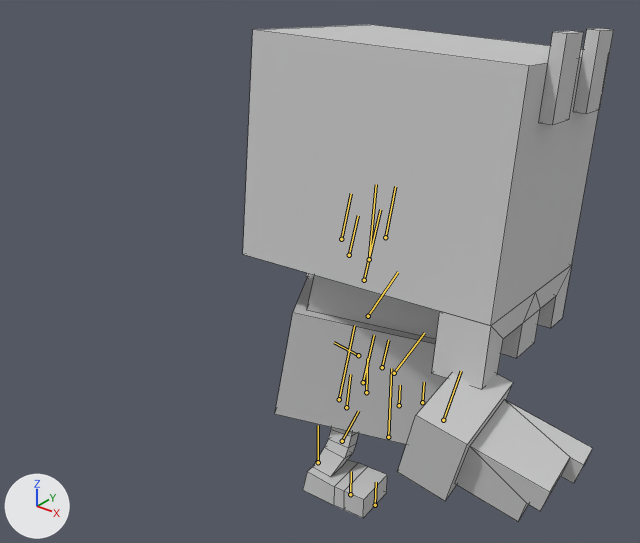
One commit to the FBX model game/Assets/Models/Characters/Animations.fbx: the scene before it, then after it.
Camera for both pictures: a 50 mm camera at (0.389, -0.594, 0.521) aimed at (-0.101, 0.02, 0.141). Every picture has the same lights, and +X, +Y and +Z are marked at lower left. Both versions are drawn at frame 240 of the action 'Take 001'; the numbers are the values there. The bones that bend it are drawn over the model as lines. Mesh edges are drawn as thin lines.

Names of what the first picture shows: 'Character_3_4'.
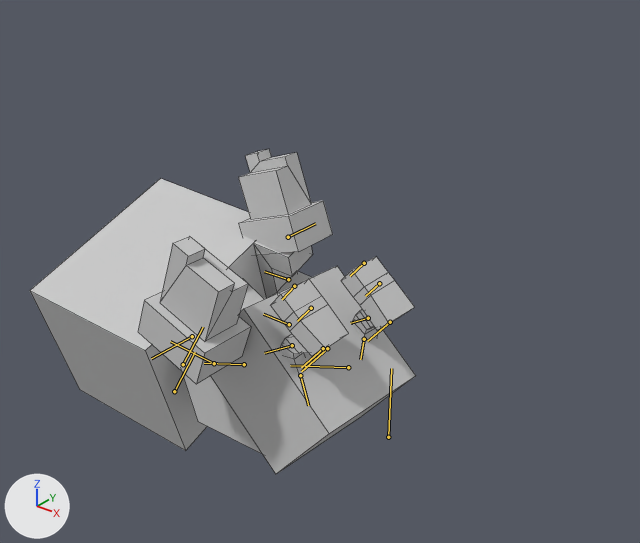
Pixel boxes [x1, y1, x2, y2] of what changed, in the pictures (640 x 543 px):
'Character_3_4', posed (34% shorter): before [243, 25, 614, 521]; after [30, 149, 416, 474]
bone 'Hips', root to tip: before (339, 399) to (354, 325); after (348, 367) to (290, 365)
bone 'Spine', root to tip: before (363, 382) to (374, 335); after (327, 348) to (301, 371)
bone 'L_up_leg', root to tip: before (358, 355) to (334, 342); after (364, 339) to (360, 359)
bone 'L_leg', root to tip: before (382, 367) to (388, 340); after (368, 318) to (350, 323)
bone 'L_foot', root to tip: before (366, 392) to (367, 358); after (390, 322) to (367, 341)
bone 'R_up_leg', root to tip: before (346, 407) to (350, 374); after (300, 375) to (308, 405)
bone 'R_leg', root to tip: before (342, 441) to (358, 411); after (292, 345) to (264, 353)
bone 'R_foot', root to tip: before (318, 462) to (318, 425); after (323, 348) to (301, 367)
bone 'Chest', root to tip: before (364, 280) to (380, 209); after (244, 364) to (204, 363)
bone 'Head', root to tip: before (369, 259) to (376, 184); after (214, 363) to (170, 341)
bone 'L_Arm', root to tip: before (385, 237) to (395, 186); after (289, 324) to (263, 314)
bone 'L_ForeArm', root to tip: before (341, 239) to (351, 193); after (288, 279) to (264, 271)
bone 'L_Hand', root to tip: before (349, 255) to (358, 215); after (288, 237) to (315, 223)
bone 'R_Arm', root to tip: before (368, 316) to (398, 272); after (174, 391) to (195, 352)
bone 'R_ForeArm', root to tip: before (394, 373) to (424, 333); after (183, 364) to (203, 327)
bone 'R_Hand', root to tip: before (443, 420) to (461, 371); after (192, 336) to (151, 358)

The change in detail:
Bone 'Hips' (bone_hips) moves from (-3.21, -1.0, 8.83) to (-5.0, 0.0, 5.0).
Bone 'Hips' (bone_hips) turns from (10, 140, 0) to (-110, 90, 0) degrees about its own x, y and z.
Bone 'Spine' (bone_spine) turns from (0, -20, 0) to (-30, 3, 0) degrees about its own x, y and z.
Bone 'L_up_leg' (bone_l_up_leg) turns from (-65, 20, 0) to (-26, 0, -12) degrees about its own x, y and z.
Bone 'L_leg' (bone_l_leg) turns from (66, 0, 0) to (42, 0, 0) degrees about its own x, y and z.
Bone 'L_foot' (bone_l_foot) turns from (-11, 0, 0) to (-16, 0, 10) degrees about its own x, y and z.
Bone 'R_up_leg' (bone_r_up_leg) turns from (-5, -18, -17) to (-63, -7, 15) degrees about its own x, y and z.
Bone 'R_leg' (bone_r_leg) turns from (21, 0, 0) to (84, 0, 0) degrees about its own x, y and z.
Bone 'R_foot' (bone_r_foot) turns from (-18, -2, 24) to (-22, -2, -17) degrees about its own x, y and z.
Bone 'Chest' (bone_chest) moves from (0.0, -0.5, 0.0) to (0.0, 2.0, 0.0).
Bone 'Chest' (bone_chest) turns from (1, -20, 0) to (0, 0, 0) degrees about its own x, y and z.
Bone 'Head' (bone_head) moves from (0.0, 0.0, 0.0) to (0.0, 3.0, 0.0).
Bone 'Head' (bone_head) turns from (-8, -25, 0) to (53, 58, 52) degrees about its own x, y and z.
Bone 'L_Arm' (bone_l_arm) turns from (-2, 30, -40) to (-45, -103, 30) degrees about its own x, y and z.
Bone 'L_ForeArm' (bone_l_forearm) turns from (0, 12, 0) to (0, 75, 0) degrees about its own x, y and z.
Bone 'L_Hand' (bone_l_hand) turns from (25, -69, -32) to (-95, -64, 21) degrees about its own x, y and z.
Bone 'R_Arm' (bone_r_arm) turns from (26, 53, 40) to (153, 22, 91) degrees about its own x, y and z.
Bone 'R_ForeArm' (bone_r_forearm) turns from (0, -47, 0) to (0, -75, 0) degrees about its own x, y and z.
Bone 'R_Hand' (bone_r_hand) turns from (-23, 54, -27) to (-168, 48, -17) degrees about its own x, y and z.
